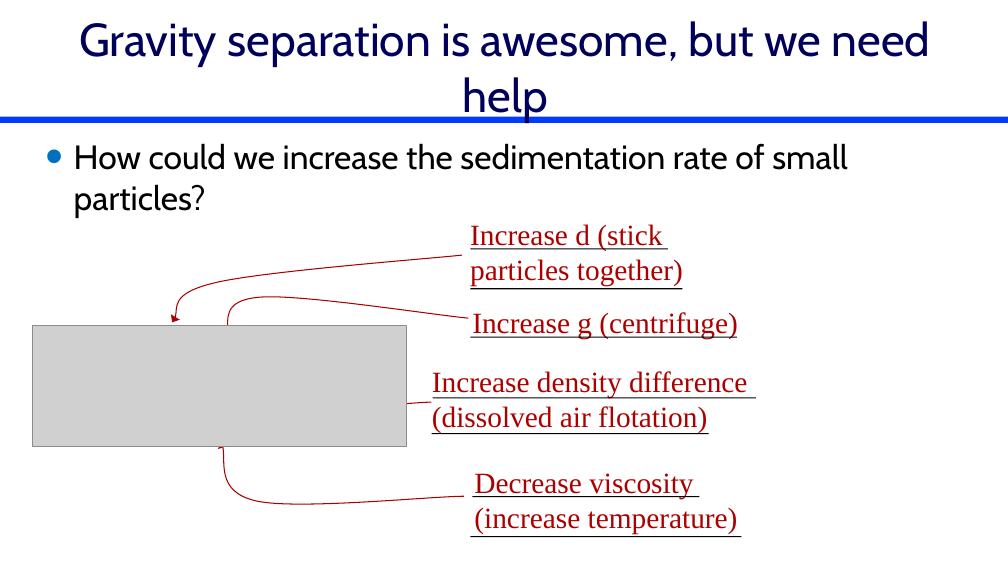
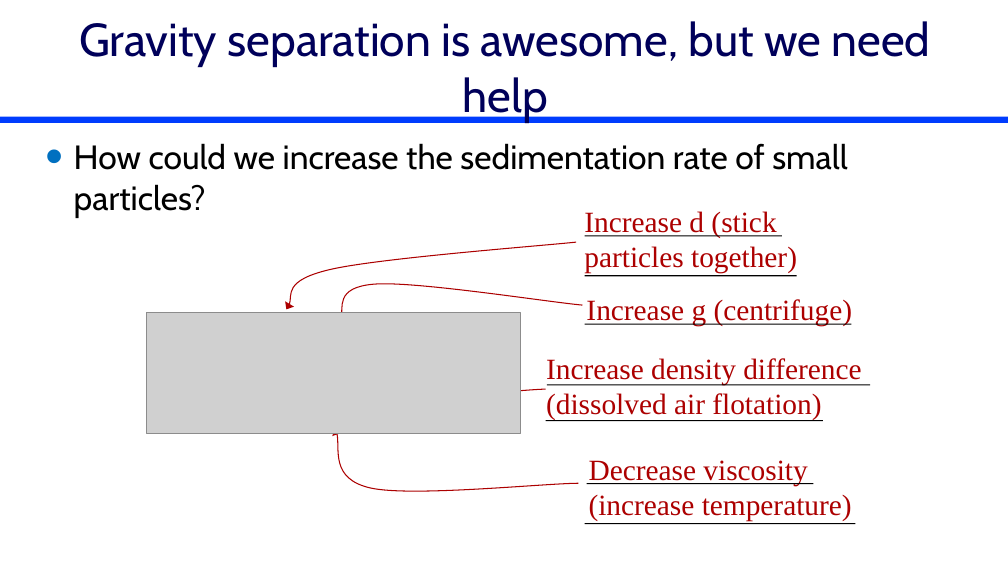
Before and after one commit to monroews/CEE4520Lectures, a slide deck: slide 7 of Flocculation Introduction.pptx. Drawn at 1008x567 pixels with LibreOffice and Linux fonts; fonts in the diff are those of the drawing; grey boxes stand for pictures. Boxes give left, top, right and bottom in pixels: in the first picture for what was removed or moved away, otherwise in the second. Text is boxed around its words. In the diff, an @@ line names an element or a change of style, - is before the commit and + after.

```diff
--- a/Flocculation Introduction.pptx
+++ b/Flocculation Introduction.pptx
@@ text "Increase d (stick particles together)": place and size @@
-text "Increase d (stick particles together)" at (470, 224, 683, 287)
+text "Increase d (stick particles together)" at (584, 211, 797, 274)
@@ 7 lines, 4 freeform shapes, 3 texts, 1 picture: place and size @@
-7 lines, 4 freeform shapes, 3 texts, 1 picture at (33, 249, 756, 537)
+7 lines, 4 freeform shapes, 3 texts, 1 picture at (147, 236, 870, 524)
```
Also in this commit, not shown: 6 other slides changed.
